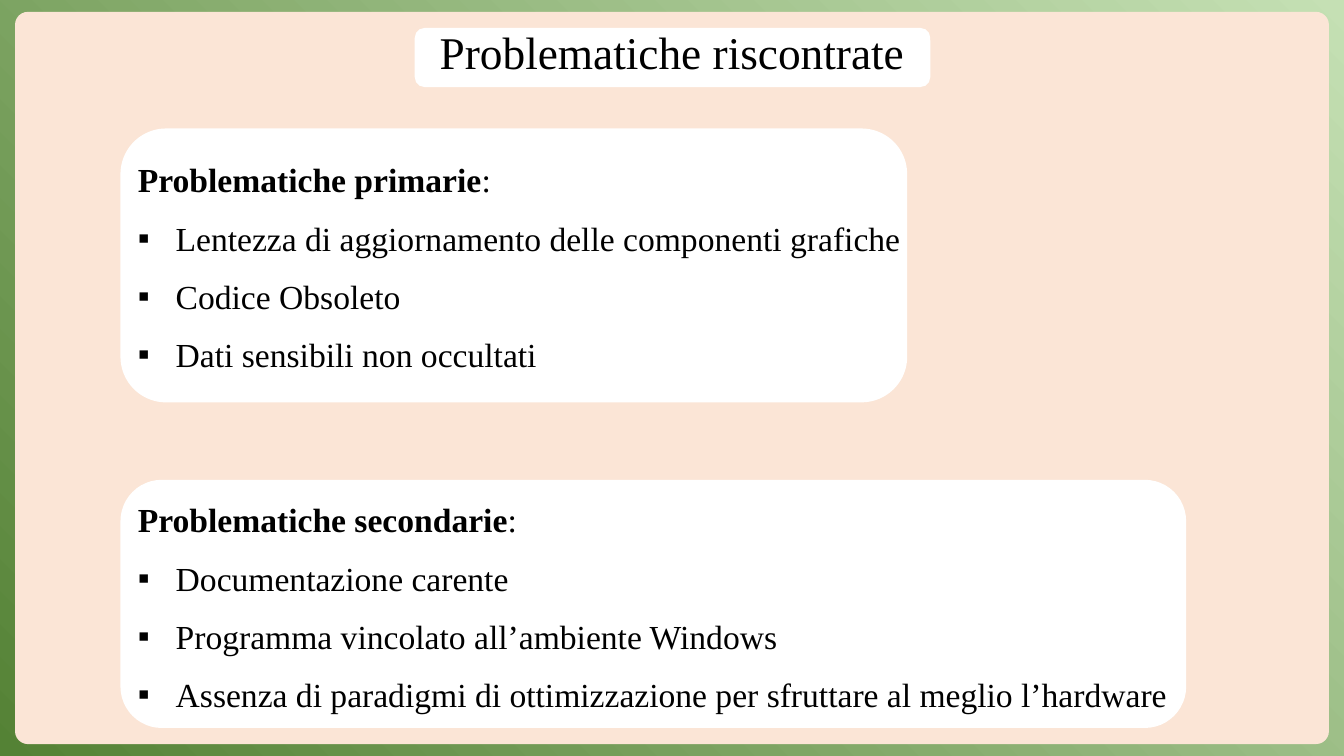
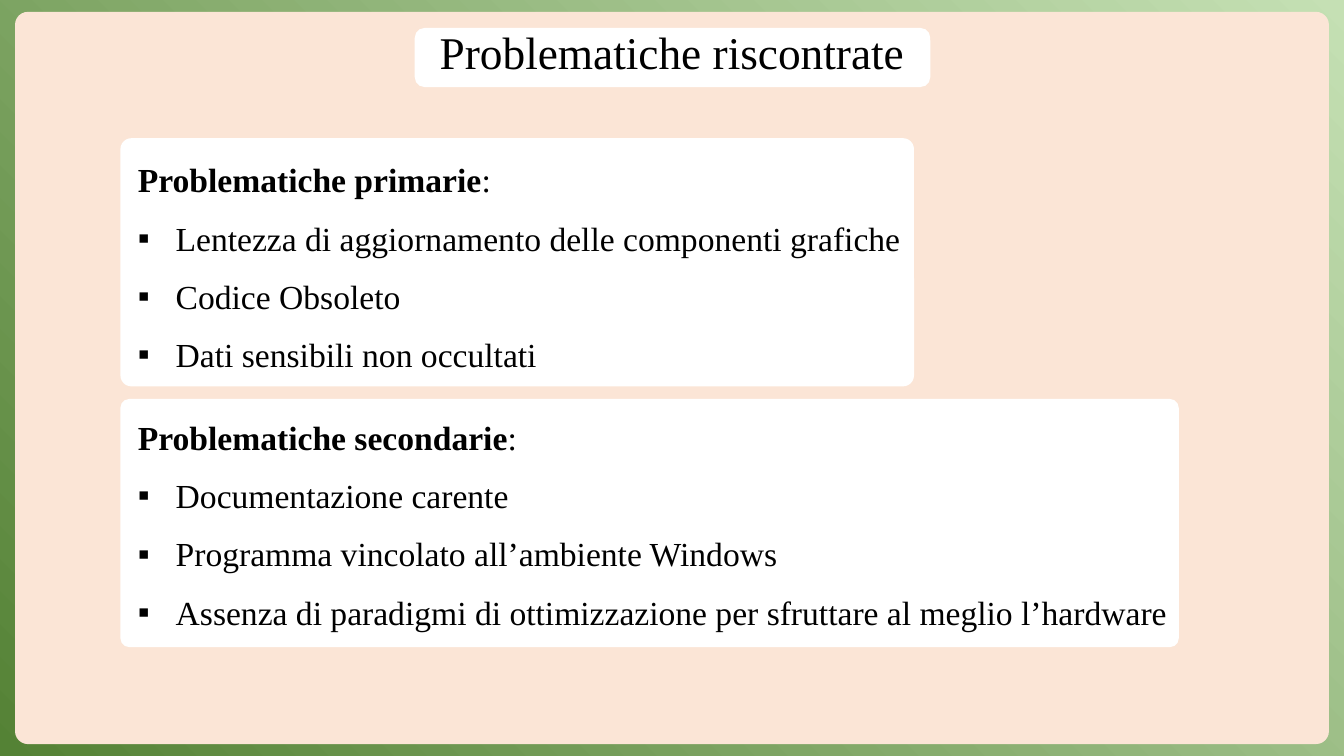
Before and after one commit to Anrighe/Tesi-Laurea-Triennale-Informatica-Unimore, a slide deck: slide 4 of Presentazione_Tesi_Triennale_Informatica_Unimore_2022_2023_Enrico_Marras_152336.pptx. Drawn at 1344x756 pixels with LibreOffice and Linux fonts; fonts in the diff are those of the drawing. Boxes give left, top, right and bottom in pixels: in the first picture for what was removed or moved away, otherwise in the second. Text is boxed around its words. In the diff, an @@ line names an element or a change of style, - is before the commit and + after.

```diff
--- a/Presentazione_Tesi_Triennale_Informatica_Unimore_2022_2023_Enrico_Marras_152336.pptx
+++ b/Presentazione_Tesi_Triennale_Informatica_Unimore_2022_2023_Enrico_Marras_152336.pptx
@@ rounded rectangle: place and size @@
-rounded rectangle at bbox=[120, 128, 907, 402]
+rounded rectangle at bbox=[120, 138, 913, 386]
@@ rounded rectangle at bbox=[120, 138, 913, 386]: proportions changed @@
@@ subtitle "Problematiche primarie:" rewrapped from bbox=[138, 168, 1166, 714] to bbox=[138, 168, 1166, 631] @@
@@ rounded rectangle at bbox=[120, 399, 1179, 647]: proportions changed @@
@@ rounded rectangle: place and size @@
-rounded rectangle at bbox=[120, 480, 1186, 728]
+rounded rectangle at bbox=[120, 399, 1179, 647]
```
Also in this commit, not shown: 2 other slides changed, 12 slides added.
